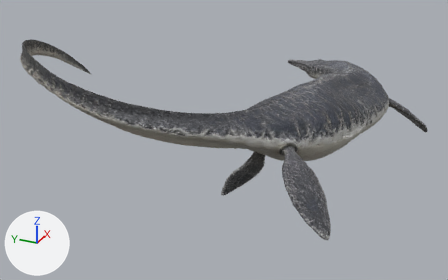
The glTF model tools/triassic/creatures/askeptosaurus/askeptosaurus.preview.glb: old version first, new version second.
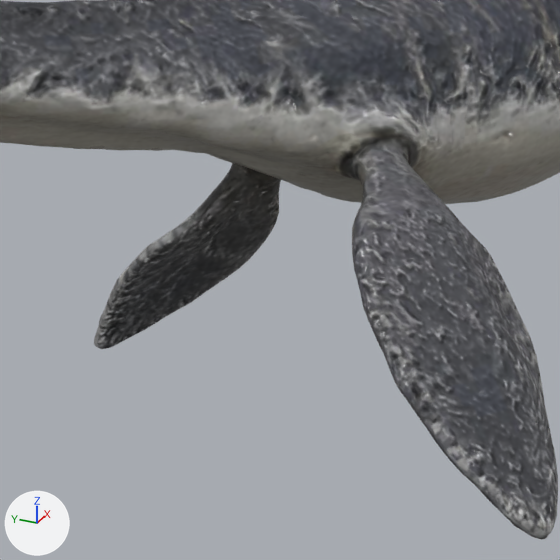
Old and new are each drawn whole from a 50 mm lens placed at (-1.457, -0.649, 0.613), pointed at (-0.042, -0.012, -0.095) and again close up on the part from 44% to 74% of the width and 40% to 88% of the height. Every picture has the same lights, and +X, +Y and +Z are marked at lower left. The last two pictures show the newer version. Vertices at exactly the same position are counted once.

Objects in the first close-up: 'tripo_node_93520fae-b1e1-4356-a4e1-46f978243502.001'.
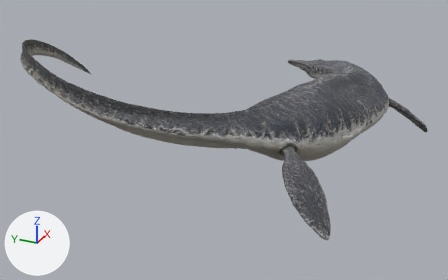
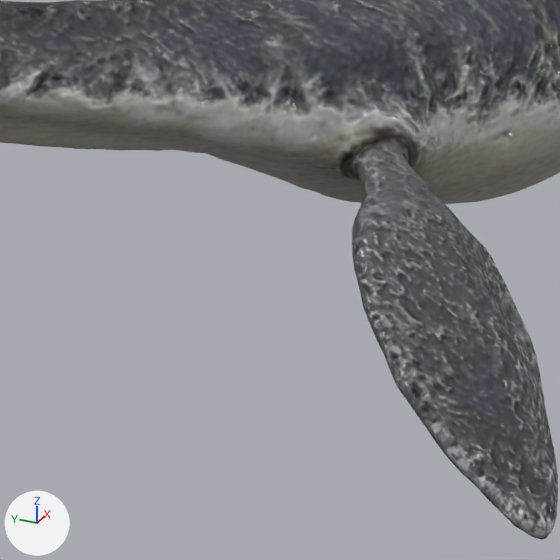
What differs and where, as boxes (x1, y1, x2, y2) in the close-ups (560 x 560 px):
part 1 of me_tripo_mesh_93520fae_b1e1_4356_a4e1_46f978243502_001, deleted: before (94, 163, 281, 349)

The change in detail:
me_tripo_mesh_93520fae_b1e1_4356_a4e1_46f978243502_001 is used by ob_tripo_node_93520fae_b1e1_4356_a4e1_46f978243502_001; location (0.0, 0.0, 0.0).
me_tripo_mesh_93520fae_b1e1_4356_a4e1_46f978243502_001 had 9478 vertices, 18952 faces and spanned x -0.43..0.43, y -0.5..0.5, z -0.2..0.2.
me_tripo_mesh_93520fae_b1e1_4356_a4e1_46f978243502_001 now has 8920 vertices, 17822 faces and spans x -0.43..0.43, y -0.5..0.5, z -0.2..0.2.
me_tripo_mesh_93520fae_b1e1_4356_a4e1_46f978243502_001 part 1: 558 vertices removed from x -0.195..-0.133, y -0.177..-0.06, z -0.192..-0.041.
